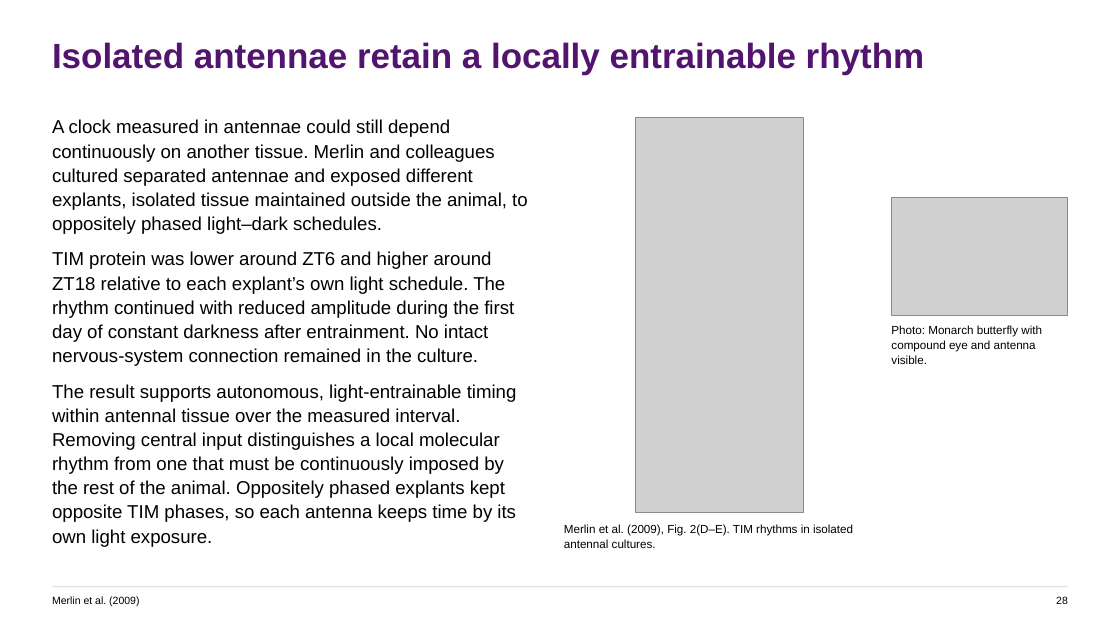
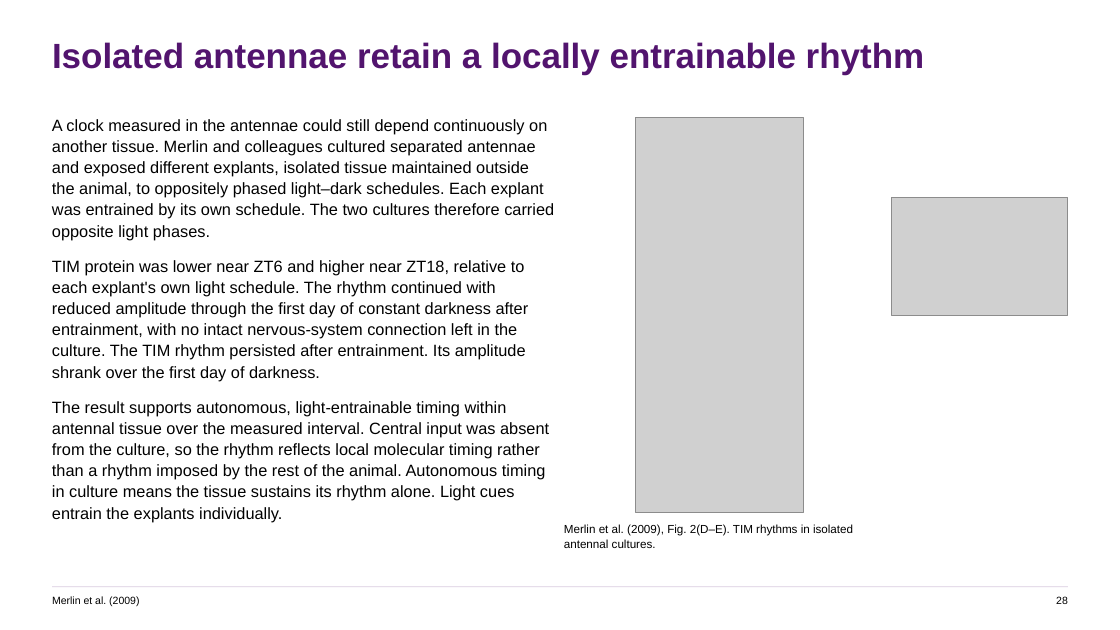
Before and after one commit to jordanxxlopez/NEUROETHOLOGY, a slide deck: slide 37 of scaffolded/Neuroethology_Lecture30_FA2026_SCAFFOLDED.pptx (slide 39 before the commit). Drawn at 1120x630 pixels with LibreOffice and Linux fonts; fonts in the diff are those of the drawing; grey boxes stand for pictures. Boxes give left, top, right and bottom in pixels: in the first picture for what was removed or moved away, otherwise in the second. Text is boxed around its words. In the diff, an @@ line names an element or a change of style, - is before the commit and + after.

```diff
--- a/scaffolded/Neuroethology_Lecture30_FA2026_SCAFFOLDED.pptx
+++ b/scaffolded/Neuroethology_Lecture30_FA2026_SCAFFOLDED.pptx
@@ text at <box>52,119,554,522</box>: text changed; size 16 to 14 pt @@
-A clock measured in antennae could still depend continuously on another tissue. Merlin and colleagues cultured separated antennae and exposed different explants, isolated tissue maintained outside the animal, to oppositely phased light–dark schedules.
-TIM protein was lower around ZT6 and higher around ZT18 relative to each explant’s own light schedule. The rhythm continued with reduced amplitude during the first day of constant darkness after entrainment. No intact nervous-system connection remained in the culture.
-The result supports autonomous, light-entrainable timing within antennal tissue over the measured interval. Removing central input distinguishes a local molecular rhythm from one that must be continuously imposed by the rest of the animal. Oppositely phased explants kept opposite TIM phases, so each antenna keeps time by its own light exposure.
+A clock measured in the antennae could still depend continuously on another tissue. Merlin and colleagues cultured separated antennae and exposed different explants, isolated tissue maintained outside the animal, to oppositely phased light–dark schedules. Each explant was entrained by its own schedule. The two cultures therefore carried opposite light phases.
+TIM protein was lower near ZT6 and higher near ZT18, relative to each explant's own light schedule. The rhythm continued with reduced amplitude through the first day of constant darkness after entrainment, with no intact nervous-system connection left in the culture. The TIM rhythm persisted after entrainment. Its amplitude shrank over the first day of darkness.
+The result supports autonomous, light-entrainable timing within antennal tissue over the measured interval. Central input was absent from the culture, so the rhythm reflects local molecular timing rather than a rhythm imposed by the rest of the animal. Autonomous timing in culture means the tissue sustains its rhythm alone. Light cues entrain the explants individually.
@@ text removed at <box>891,325,1042,364</box> @@
-Photo: Monarch butterfly with compound eye and antenna visible.
```
Also in this commit, not shown: 51 other slides changed, 7 slides added, 7 slides removed, 5 other files.
